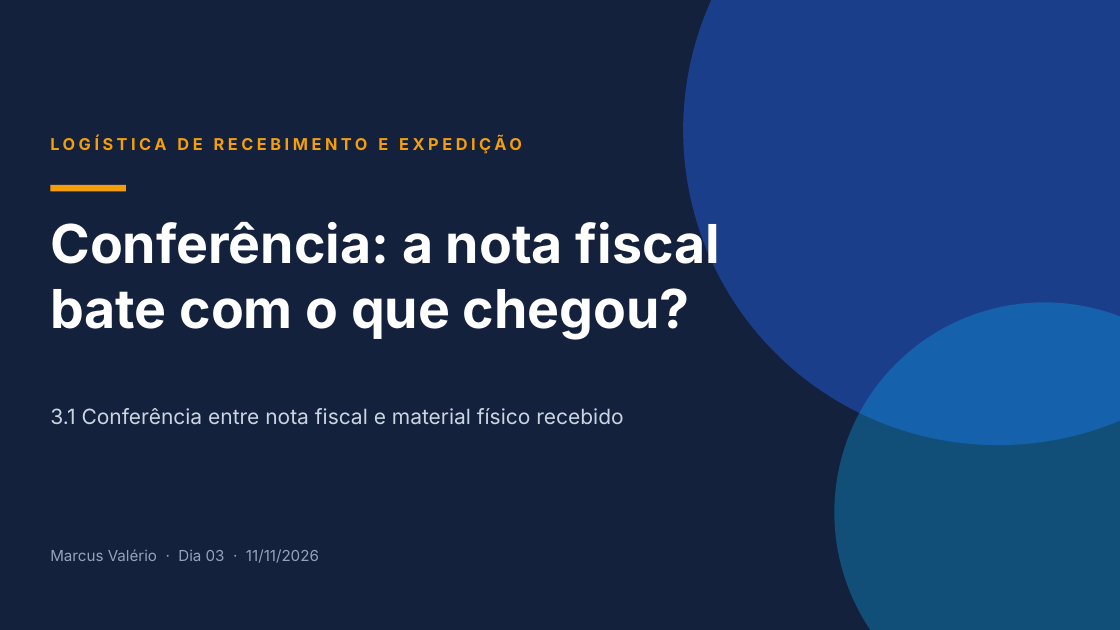
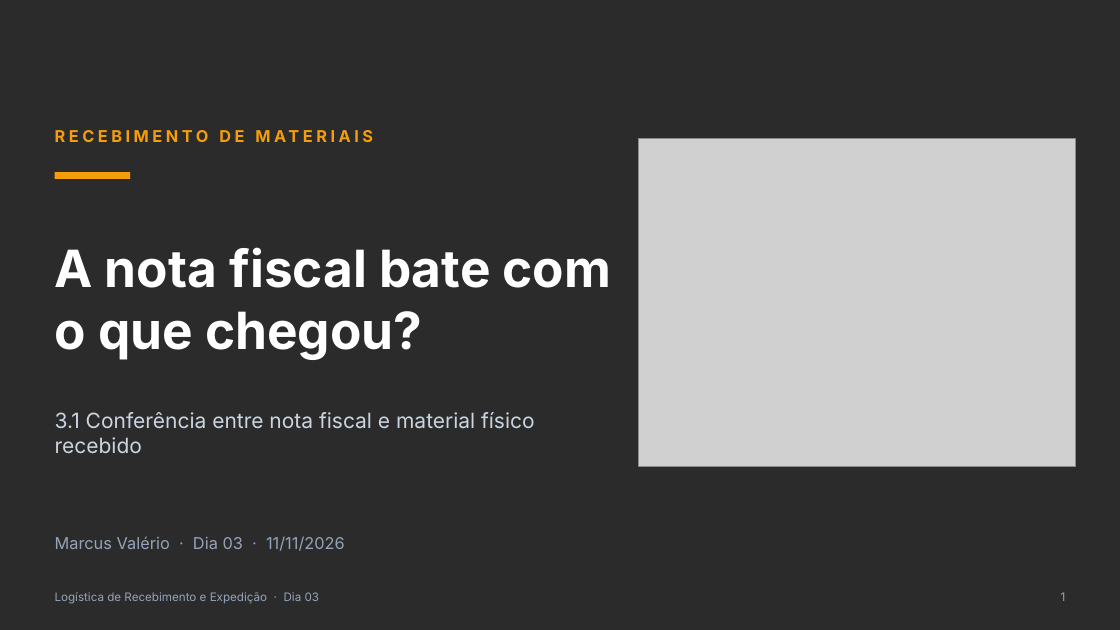
Before and after one commit to marcusvalerio/GeraMaterial, a slide deck: slide 1 of skill/gera-slides/exemplos/Dia 03 - Conferência.pptx. Drawn at 1120x630 pixels with LibreOffice and Linux fonts; fonts in the diff are those of the drawing; grey boxes stand for pictures; background and template pictures are left out; a plain dark background stands for a picture behind light text. Boxes give left, top, right and bottom in pixels: in the first picture for what was removed or moved away, otherwise in the second. Text is boxed around its words. In the diff, an @@ line names an element or a change of style, - is before the commit and + after.

```diff
--- a/skill/gera-slides/exemplos/Dia 03 - Conferência.pptx
+++ b/skill/gera-slides/exemplos/Dia 03 - Conferência.pptx
@@ background #14213D to picture (left out) @@
@@ ellipse removed at (683,0,1120,445) @@
@@ text at (50,138,522,154): text changed @@
-LOGÍSTICA DE RECEBIMENTO E EXPEDIÇÃO
+RECEBIMENTO DE MATERIAIS
@@ picture added at (639,139,1075,466) @@
@@ rectangle: place and size @@
-rectangle at (50,185,126,192)
+rectangle at (55,172,130,179)
@@ text "A nota fiscal bate com ..." at (55,247,611,360): vertical alignment top to middle @@
@@ text at (55,247,611,360): text changed; size 46 to 44 pt @@
-Conferência: a nota fiscal bate com o que chegou?
+A nota fiscal bate com o que chegou?
@@ ellipse removed at (834,302,1120,630) @@
@@ text "3.1 Conferência entre nota fiscal ..." rewrapped from (50,408,623,425) to (55,412,535,453) @@
@@ text "Marcus Valério · Dia 03 ...": place and size @@
-text "Marcus Valério · Dia 03 ..." at (50,549,319,563)
+text "Marcus Valério · Dia 03 ..." at (55,536,345,551)
@@ text "Marcus Valério · Dia 03 ..." at (55,536,345,551): size 13 to 14 pt @@
@@ text added at (55,592,320,604), 10 pt, text #94A3B8 @@
+Logística de Recebimento e Expedição · Dia 03
@@ text added at (1061,592,1066,601), 10 pt, text #94A3B8 @@
+1
```
Also in this commit, not shown: 11 other slides changed, 4 slides added, 5 other files.
